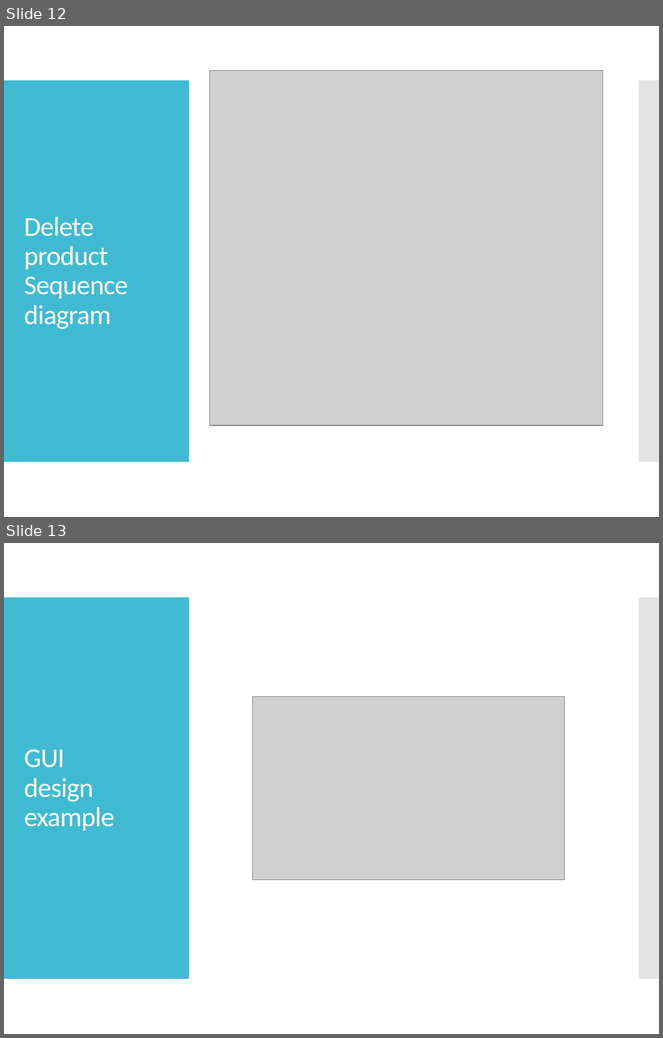
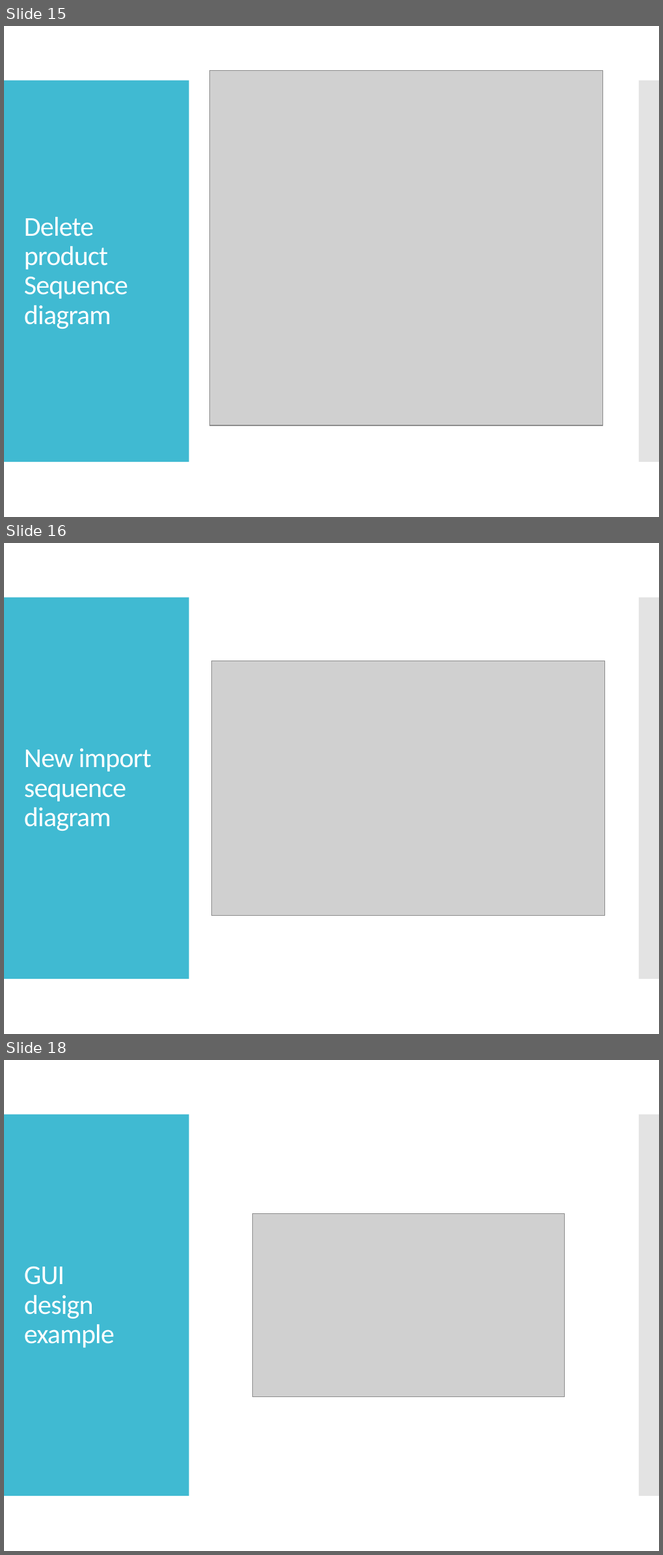
Before and after one commit to pvtrieu/DrinkStore, a slide deck: Report/Report_2.pptx. Shown one above the other, each under a label of ours: slides 12 and 13 before the commit, slides 15, 16 and 18 after it; the slides between them are not shown. The pictures are 663x1038 and 663x1555 pixels, drawn with LibreOffice and Linux fonts; fonts in the diff are those of the drawing; grey boxes stand for pictures. Boxes give left, top, right and bottom in pixels: in the first picture for what was removed or moved away, otherwise in the second. Text is boxed around its words. In the diff, an @@ line names an element or a change of style, - is before the commit and + after.

```diff
--- a/Report/Report_2.pptx
+++ b/Report/Report_2.pptx
@@ slide 16 added at (4,543,659,1034), background #FFFFFF; not listed: 2 template elements that a slide beside it also shows @@
@@ picture added at (212,661,605,916) @@
@@ title added at (24,748,152,831), 30 pt, text #FFFFFF @@
+New import
+sequence diagram
@@ what was slide 12 is now slide 15 @@
@@ what was slide 13 is now slide 18 @@
```
Also in this commit, not shown: 2 slides changed, 4 other slides added, 8 other files.
